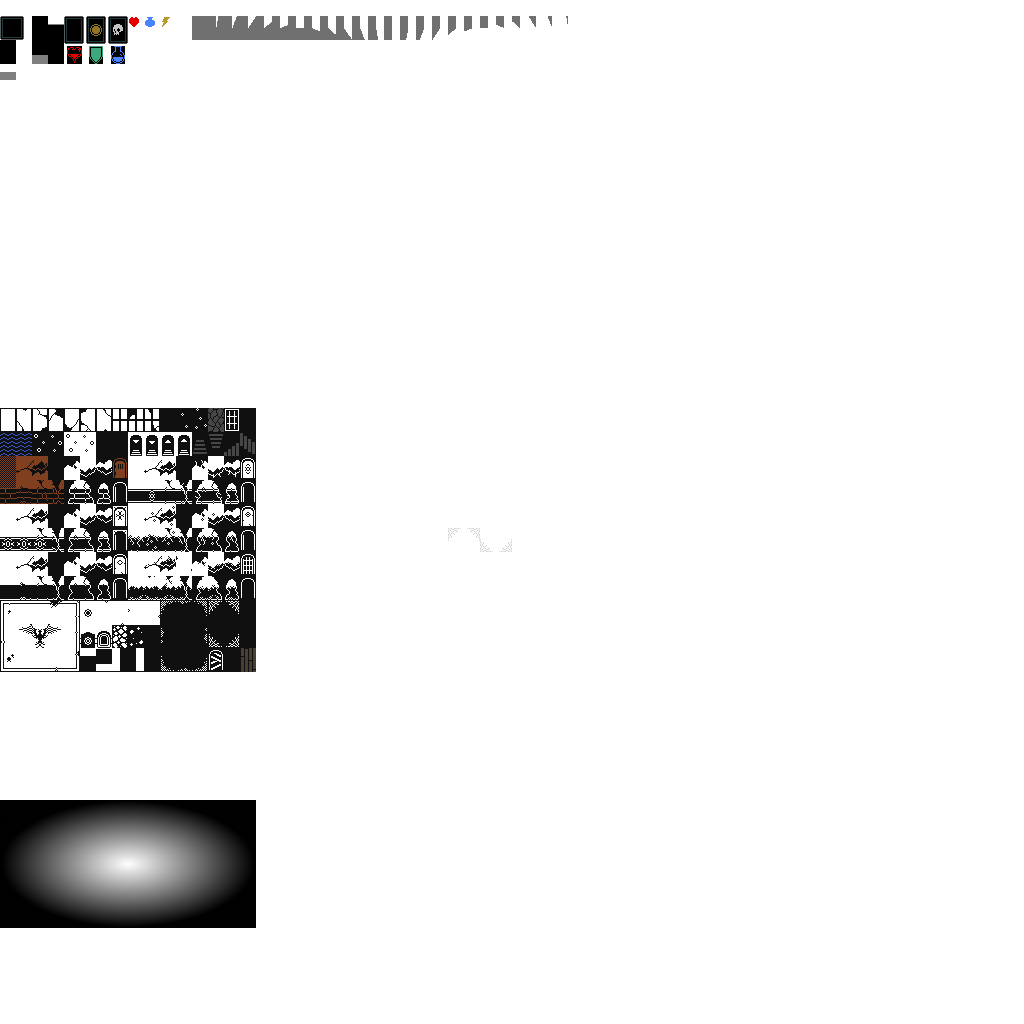
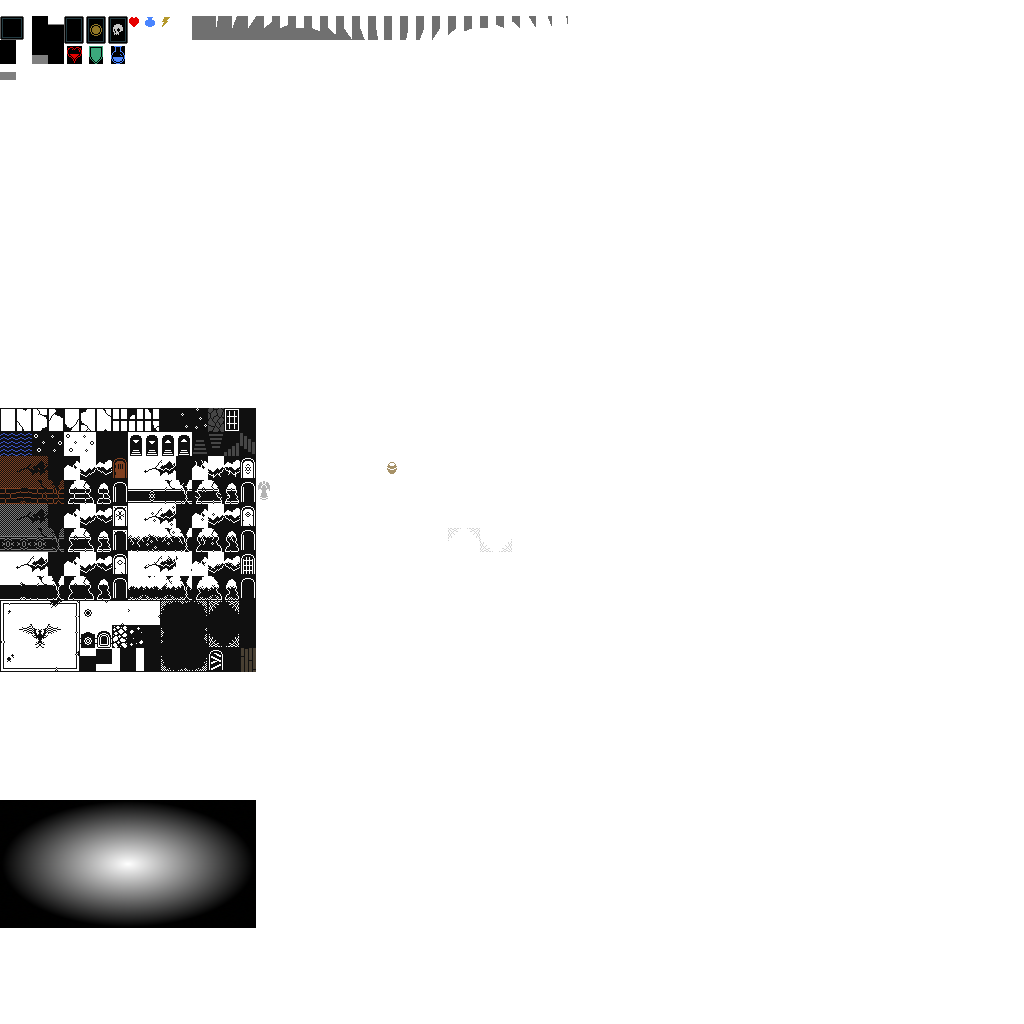
Before/after of a 1024×1024 layered artwork. What changed in the layer stack:
painted on "Layer" over [left=0, top=456, right=397, bottom=552]
